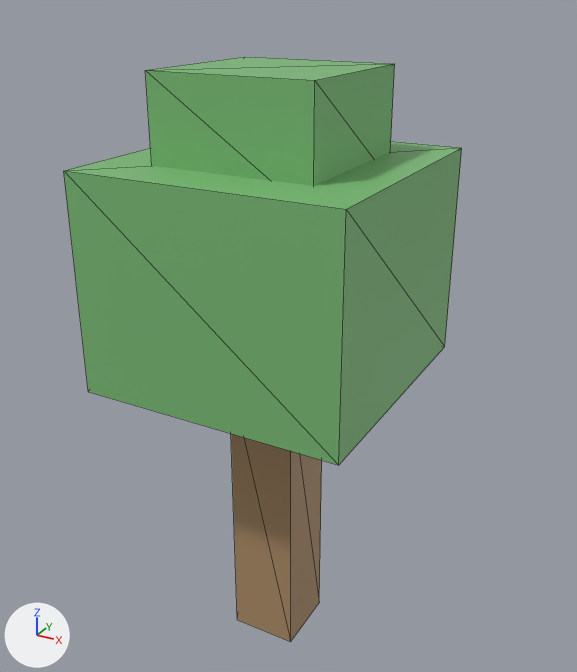
A saved change to the glTF model data/islands/disksaver/glb/Prop_DS_Tree_01.glb.
Camera for both pictures: a 50 mm lens placed at (1.54, -2.7, 2.87), pointed at (0.02, 0.07, 1.48). The lights are fixed; the arrows at lower left show +X, +Y and +Z. The first picture is the older version. Mesh edges are drawn as thin lines. Vertices at exactly the same position are counted once.
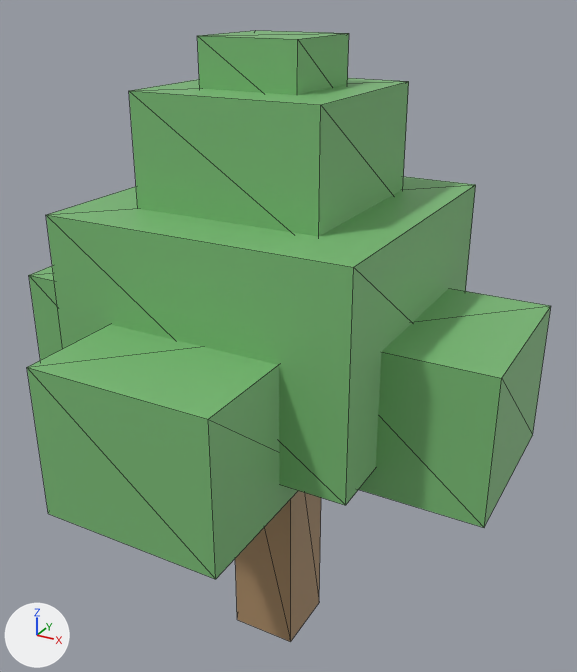
Where the change shows, as pixel boxes (x1, y1, x2, y2) in the pictures (577 x 672 px):
'Cube.001', moved, rescaled (8% wider)
    before: (64, 141, 462, 465)
    after: (46, 176, 476, 505)
'Cube.002', moved, rescaled
    before: (145, 57, 395, 186)
    after: (359, 288, 551, 528)
'Cube.005', added (green)
    after: (27, 324, 298, 579)
'Cube.006', added (green)
    after: (129, 78, 409, 237)
'Cube.007', added (green)
    after: (197, 31, 349, 95)
'Cube.003', added (green)
    after: (29, 266, 63, 360)

What changed in the scene script:
```text
Change me_cube_1429:
    used by ob_cube_001; location = (0.0, 0.0, 0.0)
    remove me_cube_1429.from_pydata(...)  # 8 vertices, 12 faces; spans x -0.562..0.562, y -0.562..0.562, z 1.35..2.25
    add me_cube_1429.from_pydata(...)  # 8 vertices, 12 faces; spans x -0.619..0.619, y -0.619..0.619, z 1.237..2.092
    me_cube_1429 part 1: the whole mesh is scaled about its middle by (1.1, 1.1, 0.95), then moved by (0.0, 0.0, -0.135)
Change me_cube_1430:
    used by ob_cube_002; location = (0.0, 0.0, 0.0)
    remove me_cube_1430.from_pydata(...)  # 8 vertices, 12 faces; spans x -0.338..0.338, y -0.338..0.338, z 2.138..2.587
    add me_cube_1430.from_pydata(...)  # 8 vertices, 12 faces; spans x 0.315..1.035, y -0.36..0.36, z 1.125..1.71
    me_cube_1430 part 2: the whole mesh is scaled about its middle by (1.07, 1.07, 1.3), then moved by (0.675, 0.0, -0.945)
Add me_cube_1440:
    me_cube_1440.from_pydata(...)  # a box spanning x -0.202..0.202, y -0.202..0.202, z 2.43..2.7
    me_cube_1440.materials.append(mat_ds_leaf1)  # green #7abb76
Add me_cube_1439:
    me_cube_1439.from_pydata(...)  # a box spanning x -0.382..0.382, y -0.382..0.382, z 2.025..2.52
    me_cube_1439.materials.append(mat_ds_leaf1)  # green #7abb76
Add me_cube_1438:
    me_cube_1438.from_pydata(...)  # a box spanning x -0.36..0.36, y -1.035..-0.315, z 1.125..1.71
    me_cube_1438.materials.append(mat_ds_leaf1)  # green #7abb76
Add me_cube_1436:
    me_cube_1436.from_pydata(...)  # a box spanning x -1.035..-0.315, y -0.36..0.36, z 1.125..1.71
    me_cube_1436.materials.append(mat_ds_leaf1)  # green #7abb76
Add ob_cube_007:
    ob_cube_007 = bpy.data.objects.new('Cube.007', me_cube_1440)
    ob_cube_007.location = (0.0, 0.0, 0.0)
Add ob_cube_006:
    ob_cube_006 = bpy.data.objects.new('Cube.006', me_cube_1439)
    ob_cube_006.location = (0.0, 0.0, 0.0)
Add ob_cube_005:
    ob_cube_005 = bpy.data.objects.new('Cube.005', me_cube_1438)
    ob_cube_005.location = (0.0, 0.0, 0.0)
Add ob_cube_003:
    ob_cube_003 = bpy.data.objects.new('Cube.003', me_cube_1436)
    ob_cube_003.location = (0.0, 0.0, 0.0)
```
